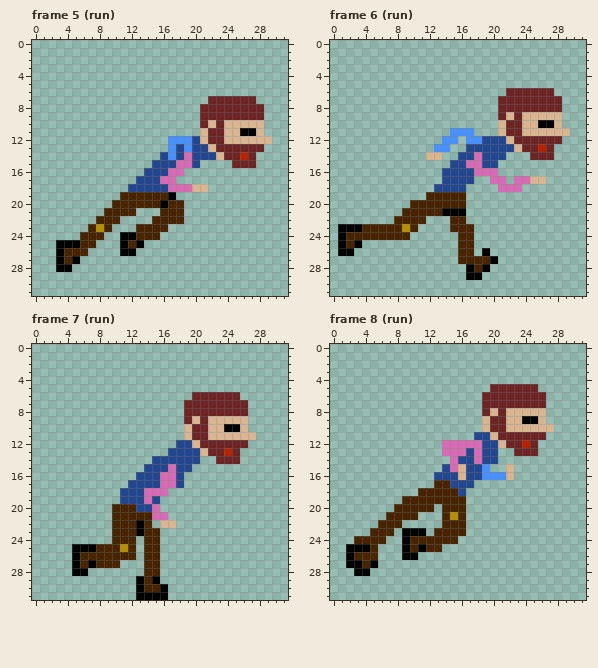
Pixel-art file -- Tor.aseprite. This is how it looked before the edit.
32x32 pixels, 14 frames. Shown: frame 5 (run), frame 6 (run), frame 7 (run), frame 8 (run). The commit also changed other frames, which this record leaves out.
After:
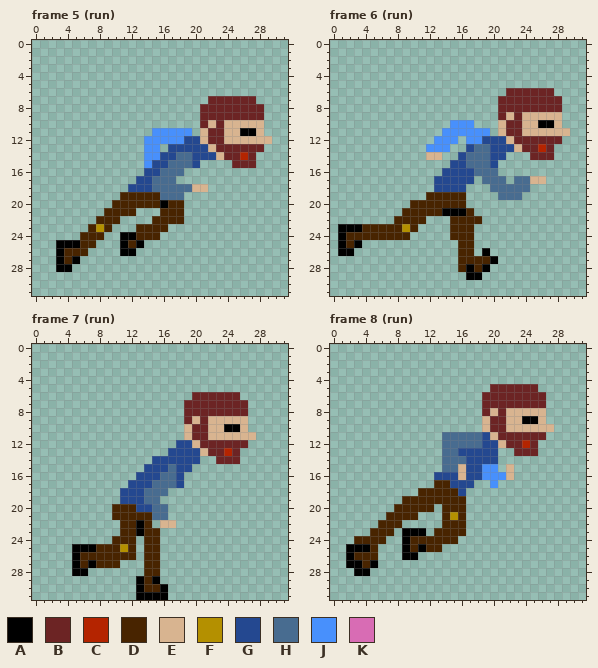
Palette (. is transparent): A #000000  B #6c2424  C #b42400  D #482400  E #d8b490  F #b49000  G #244890  H #486c90  J #4890fc  K #d86cb4
The exact change:
Frame 5 (run):
Colour J becomes colour G in row 12 at x 19; in row 13 at x 17 and 19; in row 14 at x 17.
The author put colour H in row 19 at x 18.
Colour A becomes colour H in row 19 at x 17.
Colour D becomes colour H in row 19 at x 16.
Colour G becomes colour H in row 14 at x 18; in row 15 at x 17; in row 16 at x 16; in row 17 at x 15; in row 18 at x 15 to 16.
Colour K becomes colour H in row 14 at x 19; in row 15 at x 18 to 19; in row 16 at x 17 to 18; in row 17 at x 16 to 17; in row 18 at x 17 to 19.
The author put colour J in row 11 at x 15 to 19; in row 12 at x 14 to 16; in rows 13 to 14 at x 14 to 15; in row 15 at x 14.
Frame 6 (run):
The author put colour D in row 21 at x 17; in row 22 at x 17 to 18; in row 24 at x 15; in row 28 at x 16.
The author put colour G in row 17 at x 13.
The author put colour H in row 17 at x 19; in row 18 at x 20 and 24; in row 19 at x 21 to 23.
Colour G becomes colour H in row 13 at x 18 to 19; in row 14 at x 17 and 19; in row 15 at x 19.
Colour K becomes colour H in row 14 at x 18; in row 15 at x 17 to 18; in row 16 at x 18 to 20; in row 17 at x 20 to 21 and 23 to 24; in row 18 at x 21 to 23.
The author put colour J in row 10 at x 15 to 17; in row 11 at x 14 and 18 to 19; in row 12 at x 13; in row 13 at x 12.
Frame 7 (run):
The author put colour H in row 20 at x 16.
Colour G becomes colour H in row 17 at x 15; in row 19 at x 15.
Colour K becomes colour H in row 15 at x 17; in rows 16 to 17 at x 16 to 17; in row 18 at x 14 to 16; in row 19 at x 14; in row 20 at x 15; in row 21 at x 15 to 16.
The author cleared colour D in rows 22 to 23 at x 10.
Frame 8 (run):
Colour K becomes colour G in row 13 at x 16 and 18; in row 14 at x 18.
The author put colour H in row 11 at x 14 to 17; in row 14 at x 14.
Colour G becomes colour H in row 11 at x 18; in row 14 at x 16; in row 15 at x 14.
Colour K becomes colour H in row 12 at x 14 to 18; in row 13 at x 14 to 15; in rows 14 to 15 at x 15.
The author put colour J in row 15 at x 20; in row 17 at x 20.
Pixel boxes of the changes (left, top, right, bottom) in both pictures:
changed: (144, 128, 192, 200)
changed: (426, 120, 530, 272)
changed: (112, 464, 176, 536)
changed: (442, 432, 498, 488)
